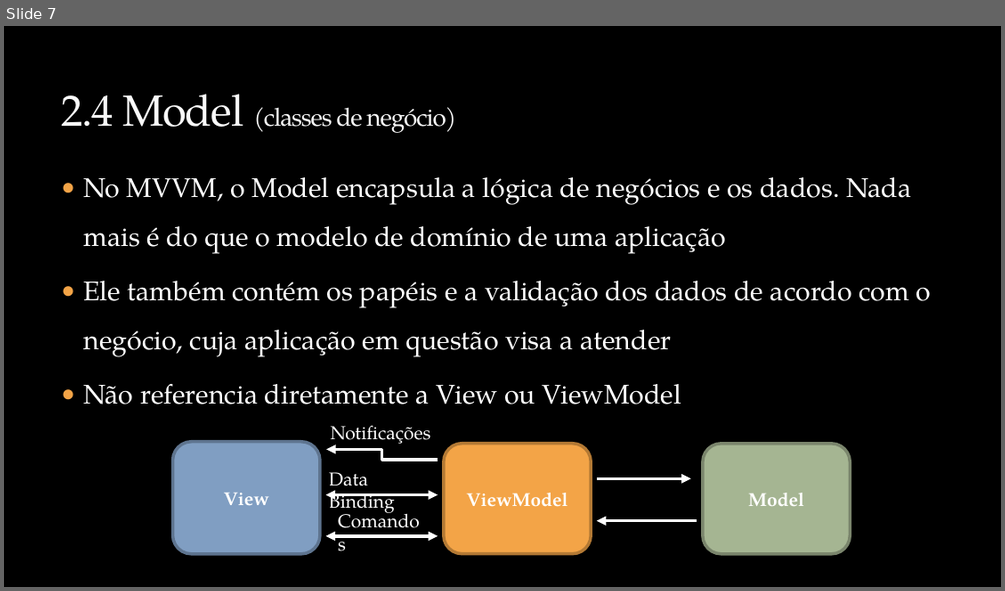
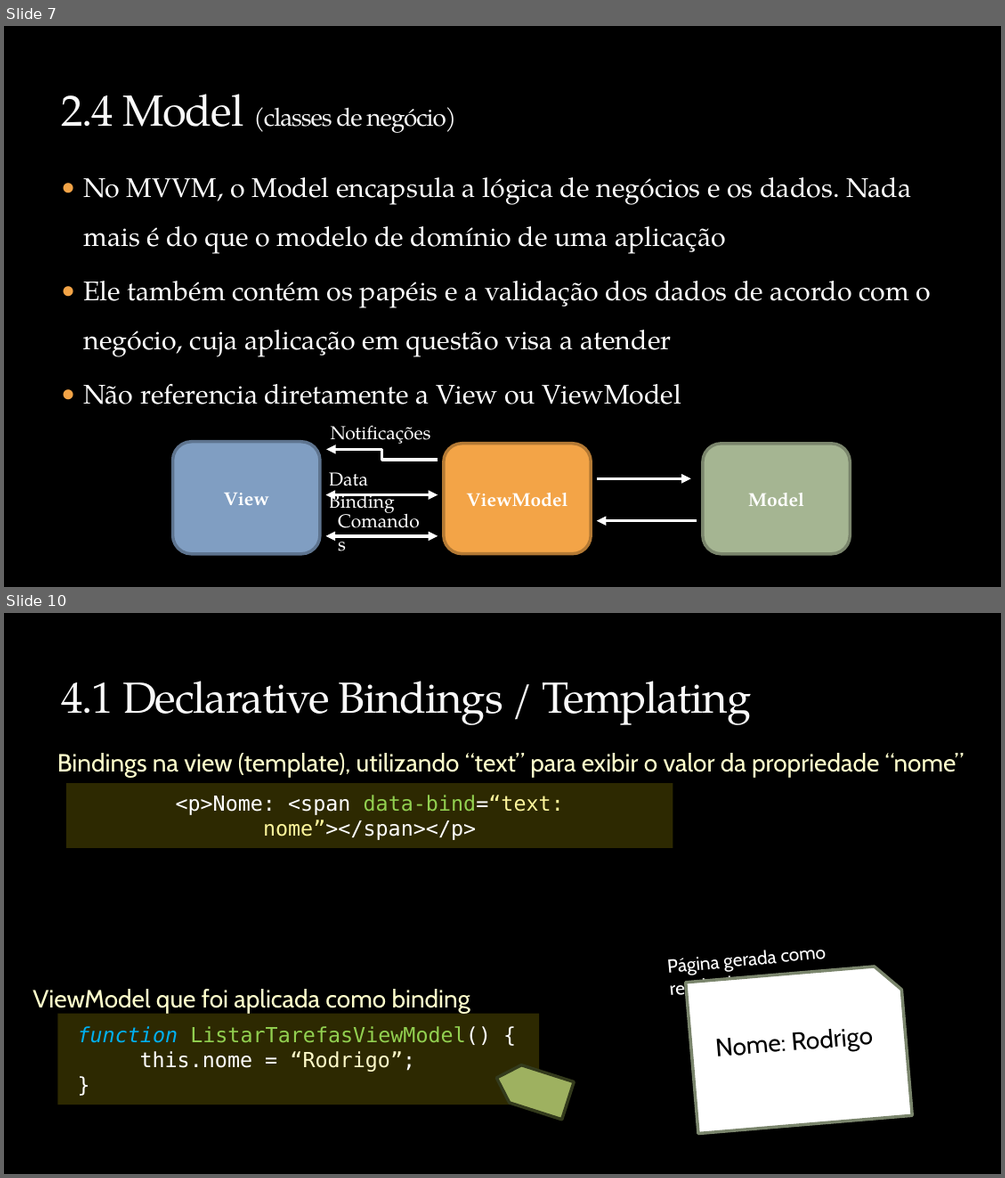
Before and after one commit to rodrigolessa/Sample.Kadastro.Knockout, a slide deck: Apresentacao.Knockout.JS/Knockout.JS.2014.04.pptx. Shown one above the other, each under a label of ours: slide 7 before the commit, slides 7 and 10 after it; the slides between them are not shown. The pictures are 1005x591 and 1005x1178 pixels, drawn with LibreOffice and Linux fonts; fonts in the diff are those of the drawing; background and template pictures are left out. Boxes give left, top, right and bottom in pixels: in the first picture for what was removed or moved away, otherwise in the second. Text is boxed around its words. In the diff, an @@ line names an element or a change of style, - is before the commit and + after.

```diff
--- a/Apresentacao.Knockout.JS/Knockout.JS.2014.04.pptx
+++ b/Apresentacao.Knockout.JS/Knockout.JS.2014.04.pptx
@@ slide 10 added at (4,613,1001,1174), background picture (left out) @@
@@ title added at (61,681,751,725), 42 pt, text #F9F9F9 @@
+4.1 Declarative Bindings / Templating
@@ text added at (57,753,963,777), 24 pt, text #FFFFCC @@
+Bindings na view (template), utilizando “text” para exibir o valor da propriedade “nome”
@@ rectangle added at (66,784,672,849), fill #2D2901, 20 pt, text #FFFFFF @@
+<p>Nome: <span data-bind=“text: nome”></span></p>
@@ text added at (668,949,777,999), 18 pt, text #FFFFFF @@
+Página gerada como resultado
@@ snip rect added at (686,964,913,1133), fill #FFFFFF, outline #7A866C 3 pt, 24 pt, text #000000 @@
+Nome: Rodrigo
@@ text added at (32,989,470,1013), 24 pt, text #FFFFCC @@
+ViewModel que foi aplicada como binding
@@ rectangle added at (57,1013,540,1104), fill #2D2901, 20 pt, text #92D050 @@
+function ListarTarefasViewModel() {
+this.nome = “Rodrigo”;
+}
@@ pentagon arrow added at (490,1059,574,1119), fill #9EB160, outline #333A1C 3 pt @@
```
Also in this commit, not shown: 11 slides changed, 2 other slides added, 3 other files.
